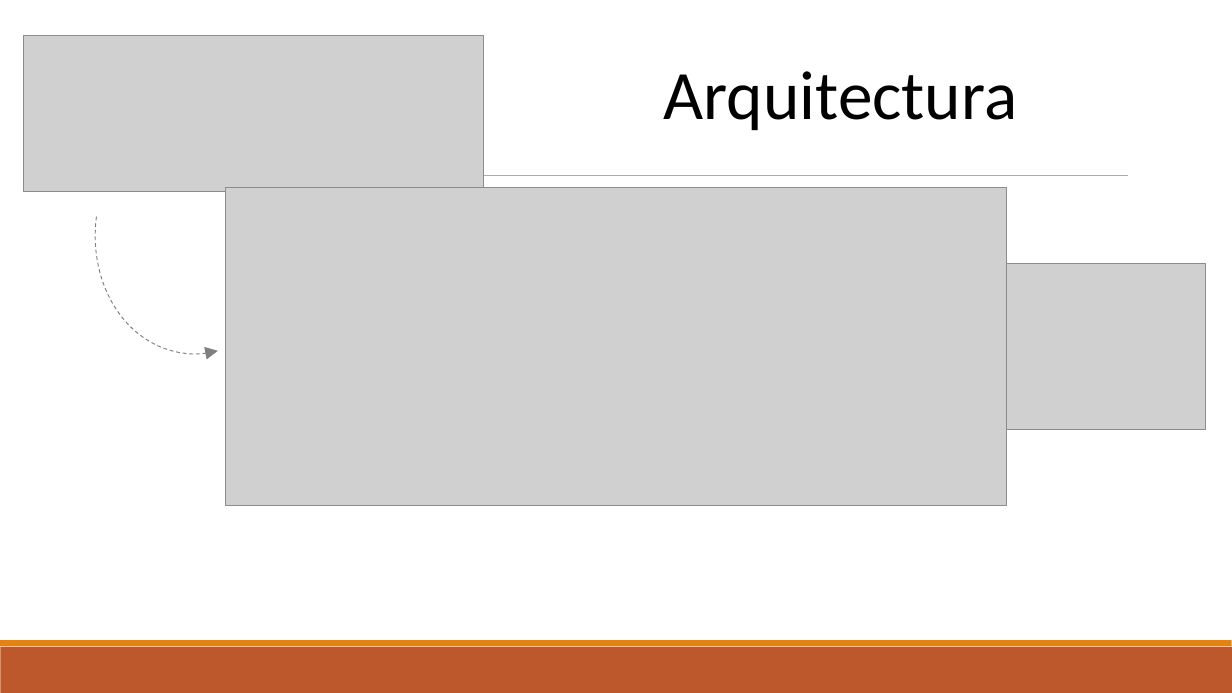
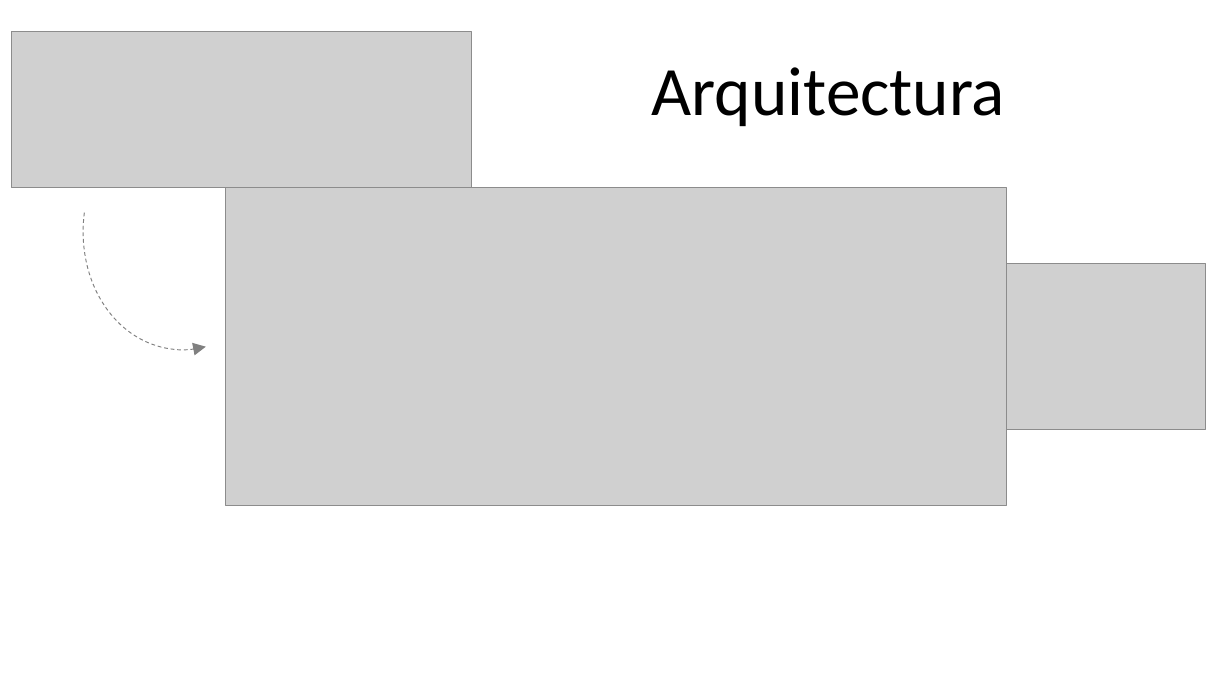
Before and after one commit to EloyBG97/project-big-data, a slide deck: slide 3 of Presentacion.pptx (slide 4 before the commit). Drawn at 1232x693 pixels with LibreOffice and Linux fonts; fonts in the diff are those of the drawing; grey boxes stand for pictures. Boxes give left, top, right and bottom in pixels: in the first picture for what was removed or moved away, otherwise in the second. Text is boxed around its words. In the diff, an @@ line names an element or a change of style, - is before the commit and + after.

```diff
--- a/Presentacion.pptx
+++ b/Presentacion.pptx
@@ picture: place and size @@
-picture at bbox=[23, 35, 483, 191]
+picture at bbox=[11, 31, 471, 188]
@@ text "Arquitectura": place and size @@
-text "Arquitectura" at bbox=[664, 71, 1017, 131]
+text "Arquitectura" at bbox=[652, 67, 1005, 127]
@@ arc (boxed as its full ellipse): place and size @@
-arc (boxed as its full ellipse) at bbox=[79, 90, 322, 368]
+arc (boxed as its full ellipse) at bbox=[66, 87, 310, 364]
@@ line removed from (121, 176) to (1128, 176) @@
@@ rectangle removed at bbox=[0, 647, 1232, 693] @@
@@ rectangle removed at bbox=[0, 640, 1232, 647] @@
```
Also in this commit, not shown: 3 other slides changed, 2 slides added, 2 slides removed.
